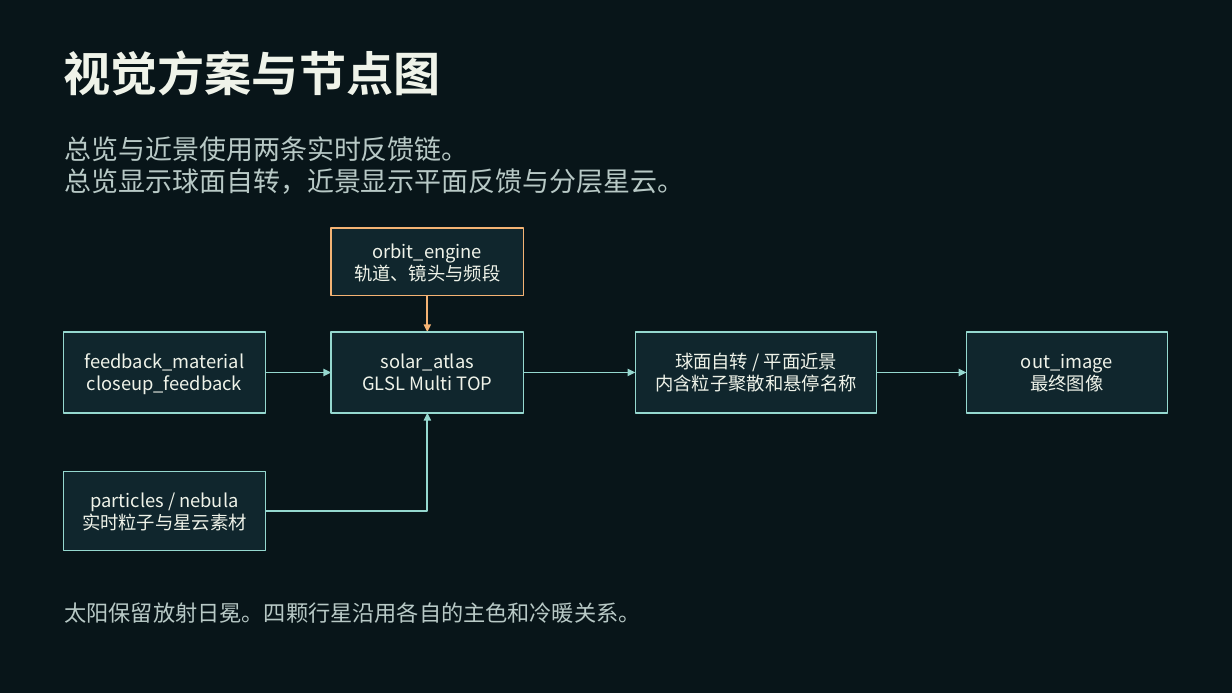
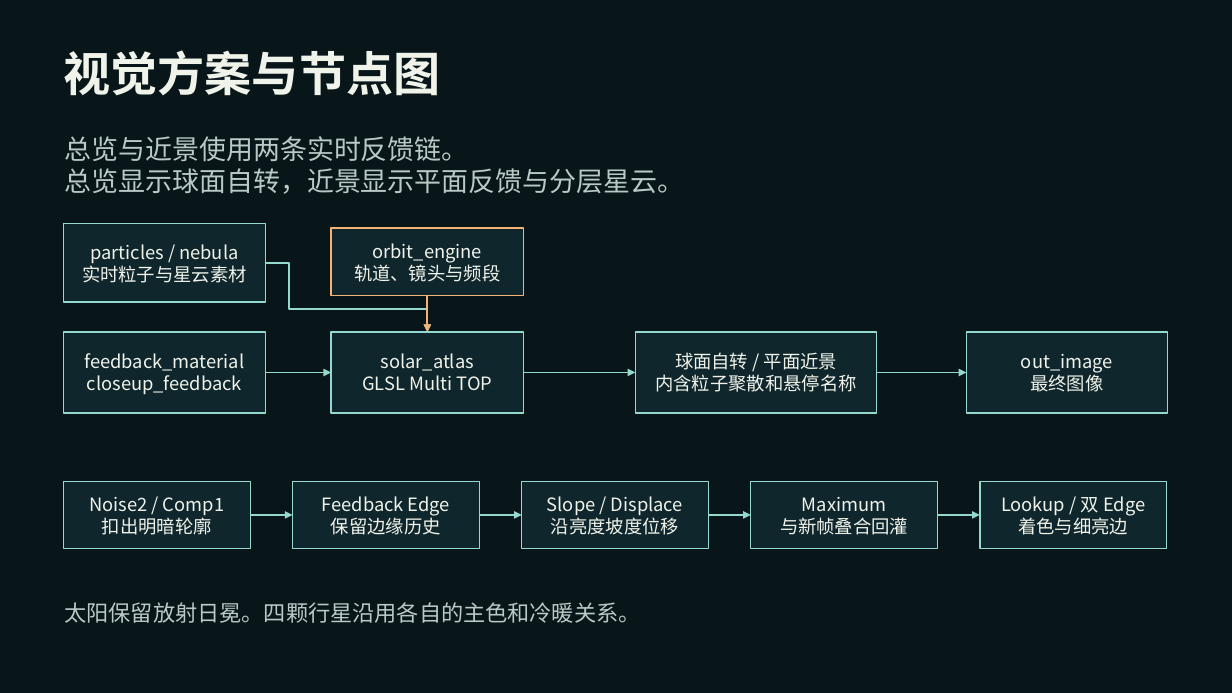
Before and after one commit to toki37644/TD, a slide deck: slide 4 of 深空回声·作品汇报.pptx. Drawn at 1232x693 pixels with LibreOffice and Linux fonts; fonts in the diff are those of the drawing. Boxes give left, top, right and bottom in pixels: in the first picture for what was removed or moved away, otherwise in the second. Text is boxed around its words. In the diff, an @@ line names an element or a change of style, - is before the commit and + after.

Commit message:
Integrate tutorial feedback across the solar atlas

```diff
--- a/深空回声·作品汇报.pptx
+++ b/深空回声·作品汇报.pptx
@@ rectangle "particles / nebula": place and size @@
-rectangle "particles / nebula" at (64,471,266,550)
+rectangle "particles / nebula" at (64,224,266,302)
@@ elbow arrow moved from (266, 511) - (427, 413) to (266, 262) - (427, 332) @@
@@ rectangle added at (64,482,250,549), fill #10262D, outline #95D8CF 1.05 pt, 14.2 pt, text #EFF3E9 @@
+Noise2 / Comp1
+扣出明暗轮廓
@@ rectangle added at (293,482,480,549), fill #10262D, outline #95D8CF 1.05 pt, 14.2 pt, text #EFF3E9 @@
+Feedback Edge
+保留边缘历史
@@ rectangle added at (522,482,709,549), fill #10262D, outline #95D8CF 1.05 pt, 14.2 pt, text #EFF3E9 @@
+Slope / Displace
+沿亮度坡度位移
@@ rectangle added at (750,482,937,549), fill #10262D, outline #95D8CF 1.05 pt, 14.2 pt, text #EFF3E9 @@
+Maximum
+与新帧叠合回灌
@@ rectangle added at (980,482,1166,549), fill #10262D, outline #95D8CF 1.05 pt, 14.2 pt, text #EFF3E9 @@
+Lookup / 双 Edge
+着色与细亮边
@@ arrow added from (250, 515) to (293, 515), #95D8CF 1.5 pt @@
@@ arrow added from (480, 515) to (522, 515), #95D8CF 1.5 pt @@
@@ arrow added from (709, 515) to (750, 515), #95D8CF 1.5 pt @@
@@ arrow added from (938, 515) to (980, 515), #95D8CF 1.5 pt @@
```
Also in this commit, not shown: 2 other slides changed, 1 slide added, 12 other files.
